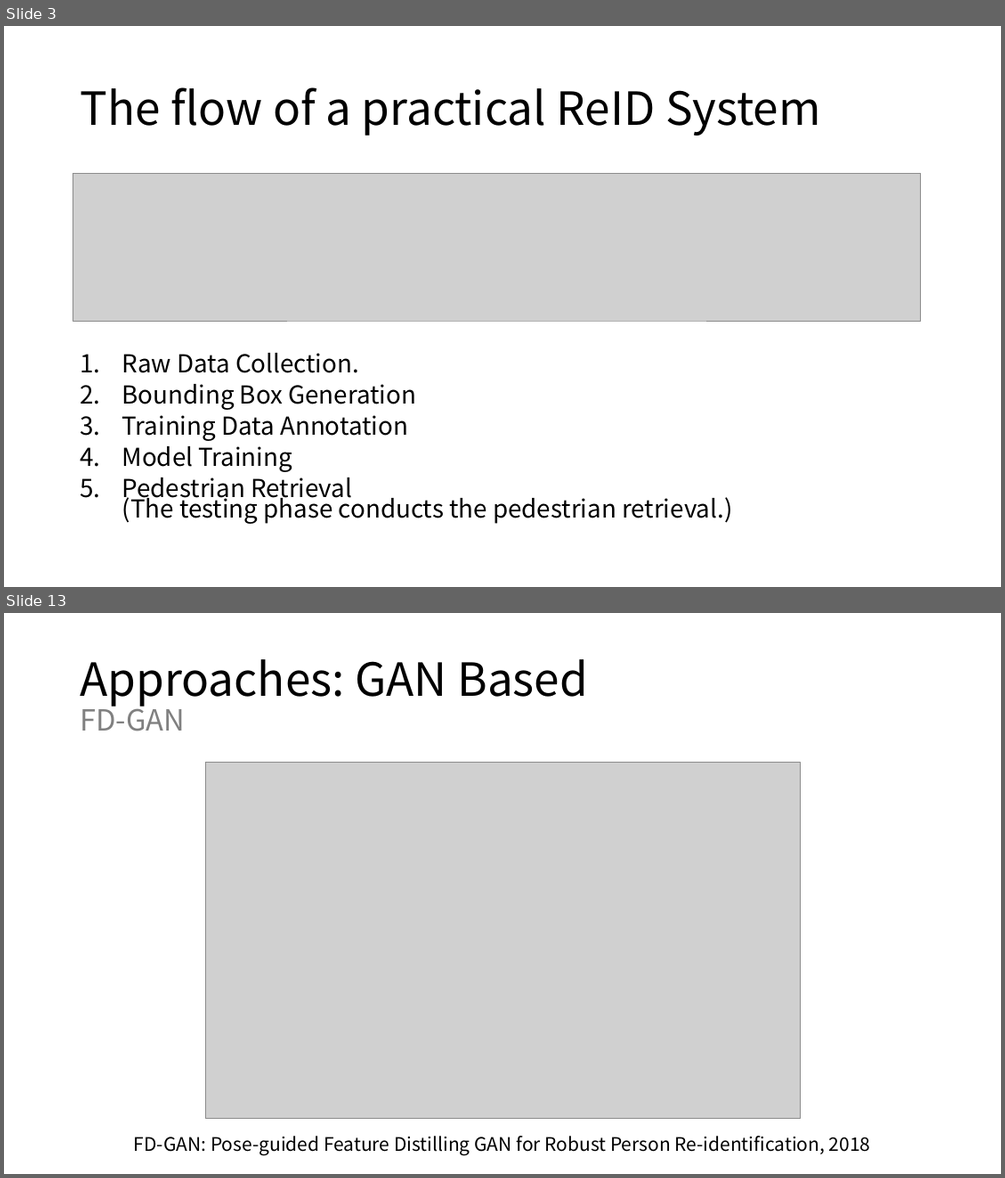
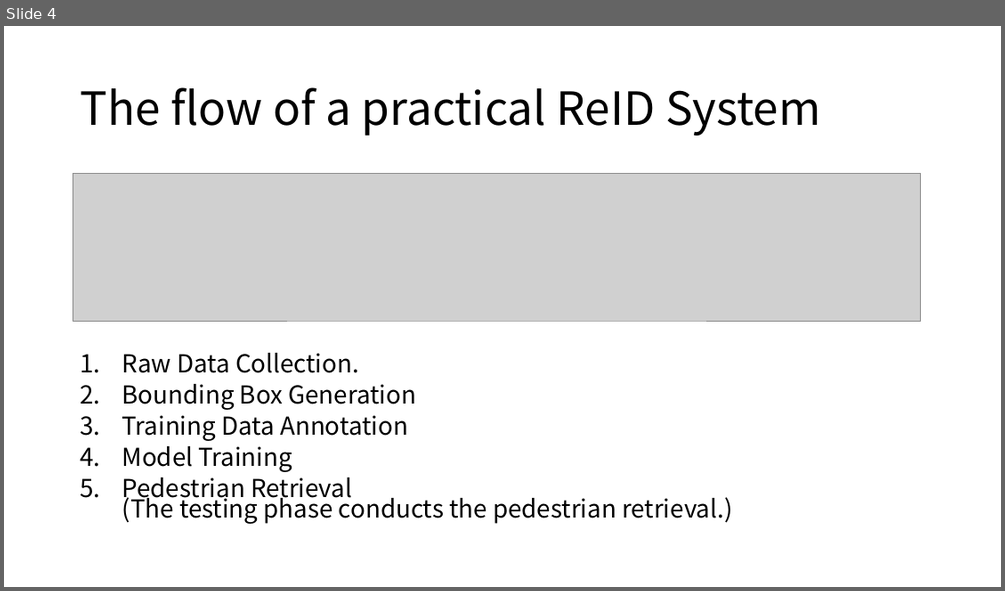
Before and after one commit to jeongroseok/person-reid-study, a slide deck: slides/Person ReID.pptx. Shown one above the other, each under a label of ours: slides 3 and 13 before the commit, slide 4 after it; the slides between them are not shown. The pictures are 1005x1178 and 1005x591 pixels, drawn with LibreOffice and Linux fonts; fonts in the diff are those of the drawing; grey boxes stand for pictures. Boxes give left, top, right and bottom in pixels: in the first picture for what was removed or moved away, otherwise in the second. Text is boxed around its words. In the diff, an @@ line names an element or a change of style, - is before the commit and + after.

```diff
--- a/slides/Person ReID.pptx
+++ b/slides/Person ReID.pptx
@@ slide 13 removed at bbox=[4, 613, 1001, 1174], background #FFFFFF @@
@@ title removed at bbox=[80, 659, 588, 731] @@
-Approaches: GAN Based
-FD-GAN
@@ picture removed at bbox=[205, 763, 800, 1119] @@
@@ text removed at bbox=[134, 1135, 871, 1155] @@
-FD-GAN: Pose-guided Feature Distilling GAN for Robust Person Re-identification, 2018
@@ what was slide 3 is now slide 4 @@
```
Also in this commit, not shown: 4 slides changed, 10 slides added, 9 other slides removed, 4 other files.
